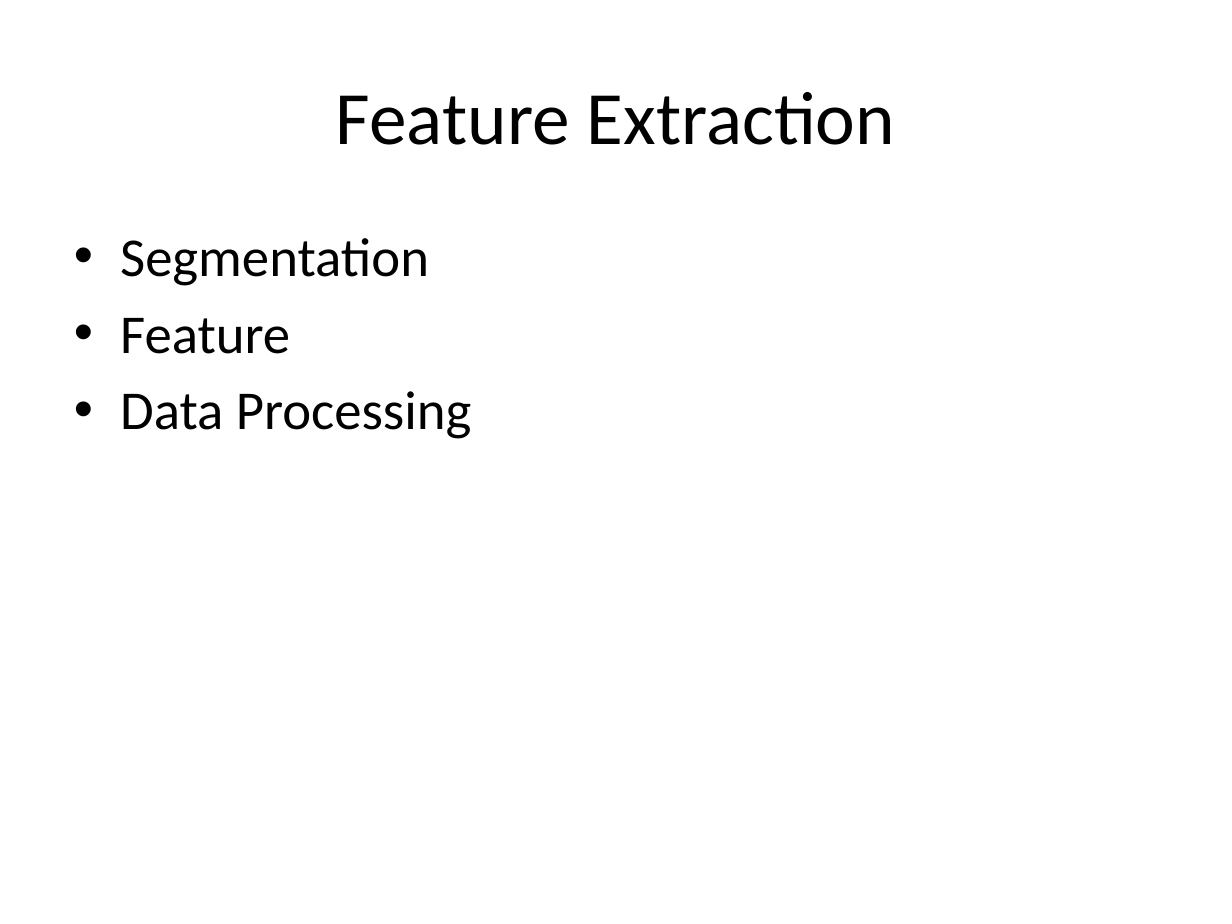
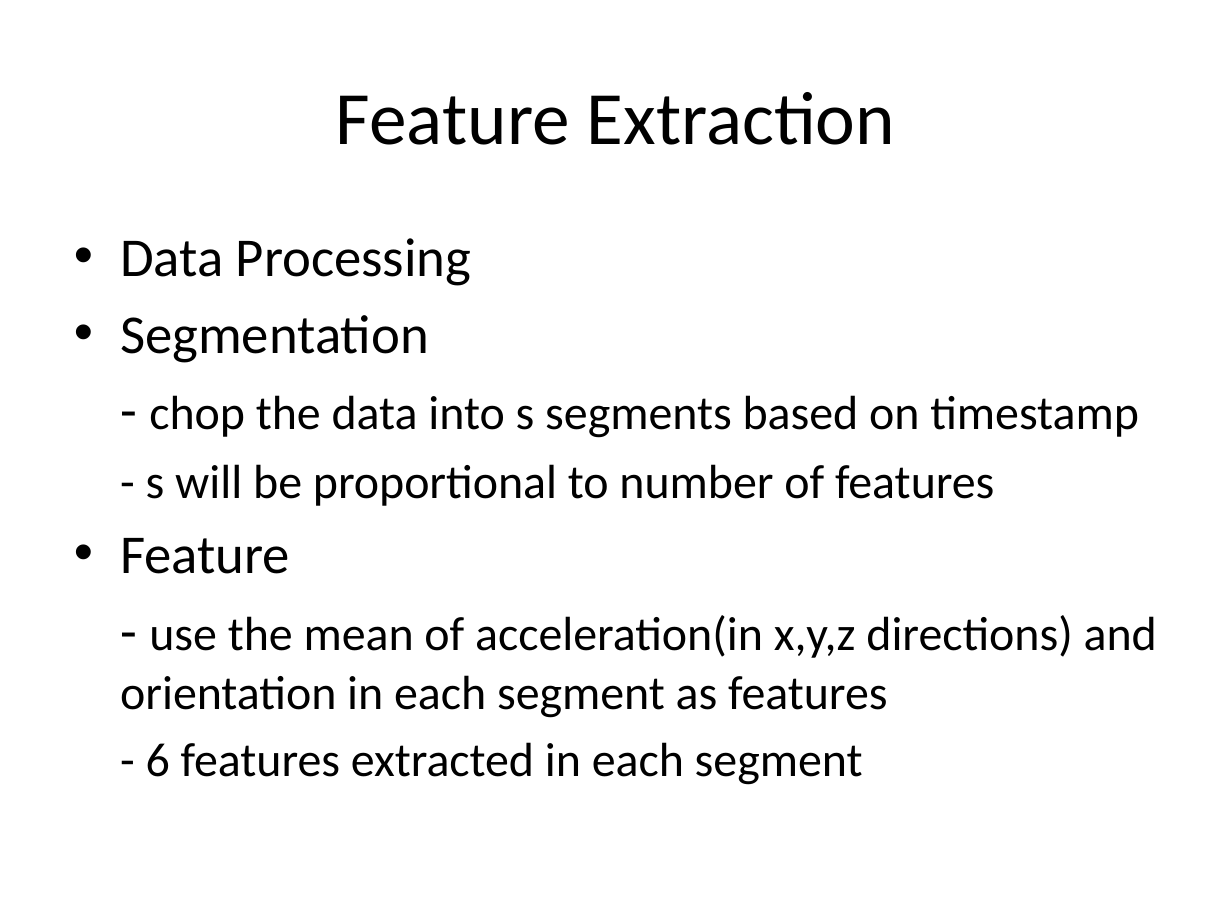
Before and after one commit to haraldrohan/cs229project, a slide deck: slide 3 of matlab/movisign.pptx. Drawn at 1232x924 pixels with LibreOffice and Linux fonts; fonts in the diff are those of the drawing. Boxes give left, top, right and bottom in pixels: in the first picture for what was removed or moved away, otherwise in the second. Text is boxed around its words. In the diff, an @@ line names an element or a change of style, - is before the commit and + after.

```diff
--- a/matlab/movisign.pptx
+++ b/matlab/movisign.pptx
@@ text at [120, 238, 472, 286]: paragraph added @@
+• Data Processing
@@ text at [146, 395, 1139, 506]: paragraphs added @@
+- chop the data into s segments based on timestamp
+- s will be proportional to number of features
@@ text at [120, 615, 1157, 785]: text changed; size 32 to 28 pt @@
-• Data Processing
+- use the mean of acceleration(in x,y,z directions) and orientation in each segment as features
+- 6 features extracted in each segment
```
Also in this commit, not shown: 2 other slides changed, 1 slide added, 1 slide removed, 1 other file.
